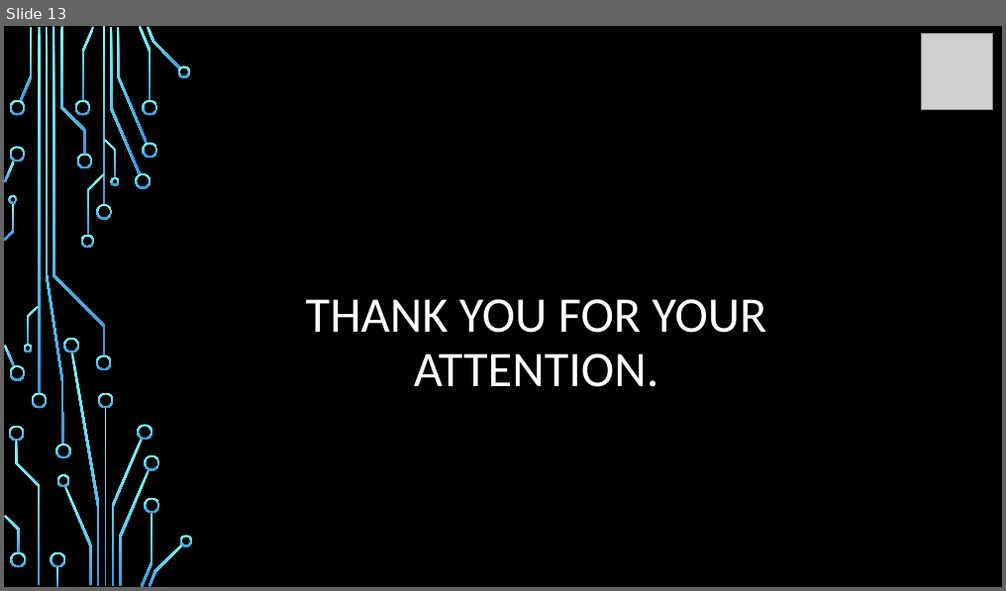
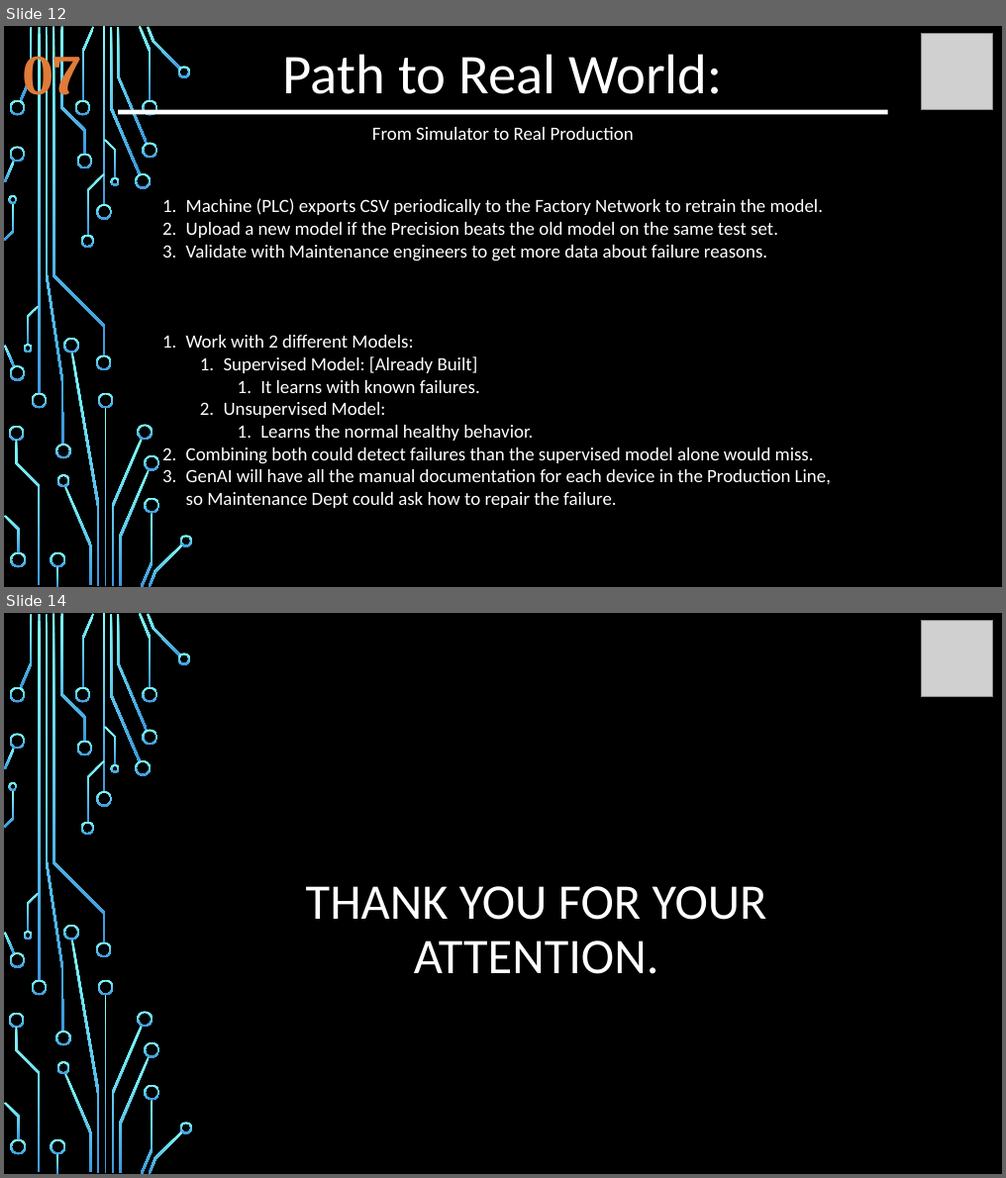
Before and after one commit to auli13/project-ds-end-to-end-v2, a slide deck: FPM.pptx. Shown one above the other, each under a label of ours: slide 13 before the commit, slides 12 and 14 after it; the slides between them are not shown. The pictures are 1006x591 and 1006x1178 pixels, drawn with LibreOffice and Linux fonts; fonts in the diff are those of the drawing; grey boxes stand for pictures; background and template pictures are left out. Boxes give left, top, right and bottom in pixels: in the first picture for what was removed or moved away, otherwise in the second. Text is boxed around its words. In the diff, an @@ line names an element or a change of style, - is before the commit and + after.

```diff
--- a/FPM.pptx
+++ b/FPM.pptx
@@ slide 12 added at (4,26,1002,587), background picture (left out); not listed: 54 template elements that a slide beside it also shows @@
@@ text added at (23,43,80,107), 54 pt, text #E07B39, bold @@
+07
@@ text added at (283,54,723,94), 54 pt, text #FFFFFF @@
+Path to Real World:
@@ picture added at (921,33,992,110) @@
@@ rectangle added at (118,110,887,114), fill #FFFFFF @@
@@ text added at (372,127,634,140), 18 pt, text #FFFFFF @@
+From Simulator to Real Production
@@ text added at (186,198,823,262), 18 pt, text #FFFFFF @@
+1. Machine (PLC) exports CSV periodically to the Factory Network to retrain the model.
+2. Upload a new model if the Precision beats the old model on the same test set.
+3. Validate with Maintenance engineers to get more data about failure reasons.
@@ text added at (186,335,831,508), 18 pt, text #FFFFFF @@
+1. Work with 2 different Models:
+  1. Supervised Model: [Already Built]
+    1. It learns with known failures.
+  2. Unsupervised Model:
+    1. Learns the normal healthy behavior.
+2. Combining both could detect failures than the supervised model alone would miss.
+3. GenAI will have all the manual documentation for each device in the Production Line, so Maintenance Dept could ask how to repair the failure.
@@ what was slide 13 is now slide 14 @@
```
Also in this commit, not shown: 9 slides changed, 2 other slides added, 2 slides removed, 3 other files.
